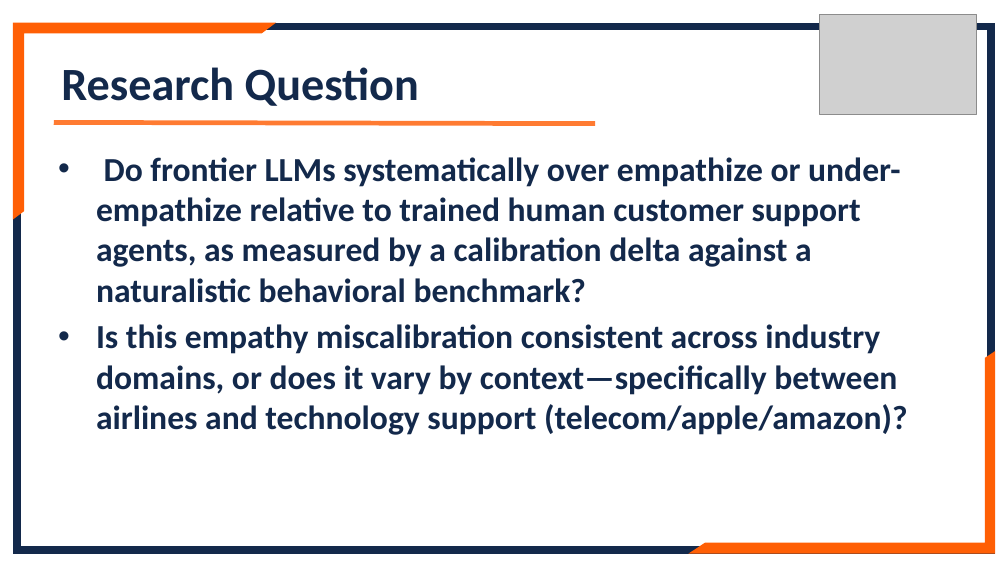
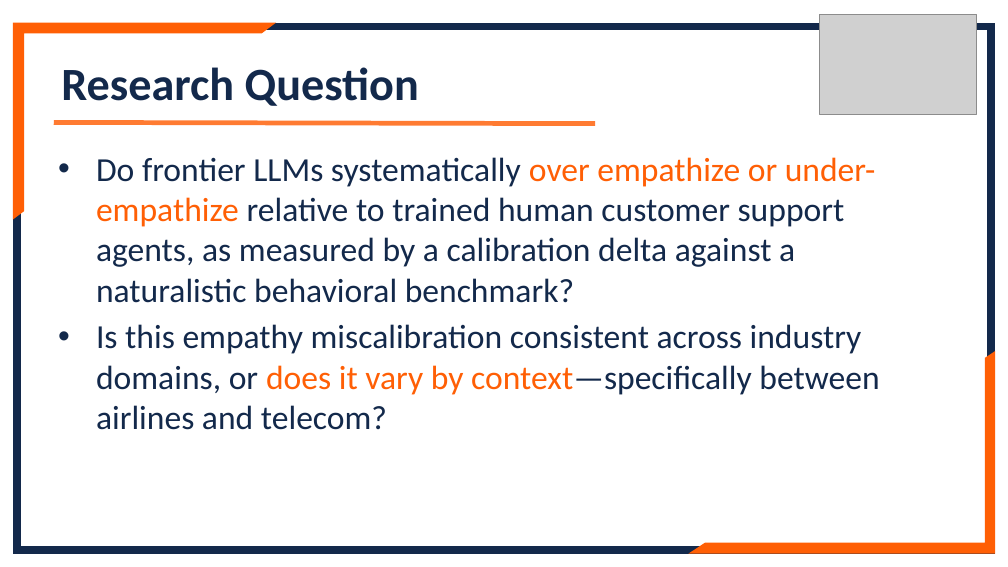
Before and after one commit to lennylin1998/ecs-llm, a slide deck: slide 3 of src/Files/Final_ppt.pptx (slide 4 before the commit). Drawn at 1008x567 pixels with LibreOffice and Linux fonts; fonts in the diff are those of the drawing; grey boxes stand for pictures. Boxes give left, top, right and bottom in pixels: in the first picture for what was removed or moved away, otherwise in the second. Text is boxed around its words. In the diff, an @@ line names an element or a change of style, - is before the commit and + after.

```diff
--- a/src/Files/Final_ppt.pptx
+++ b/src/Files/Final_ppt.pptx
@@ text at (96,157,876,303): text colour #13294B to #FF5F05 in "over empathize or under-empathize"; bold off in "Do frontier LLMs systematically over empathize or ..." @@
@@ text at (96,324,879,430): text changed; bold off @@
-• Is this empathy miscalibration consistent across industry domains, or does it vary by context—specifically between airlines and technology support (telecom/apple/amazon)?
+• Is this empathy miscalibration consistent across industry domains, or does it vary by context—specifically between airlines and telecom?
```
Also in this commit, not shown: 3 other slides changed, 1 slide added, 1 slide removed.
